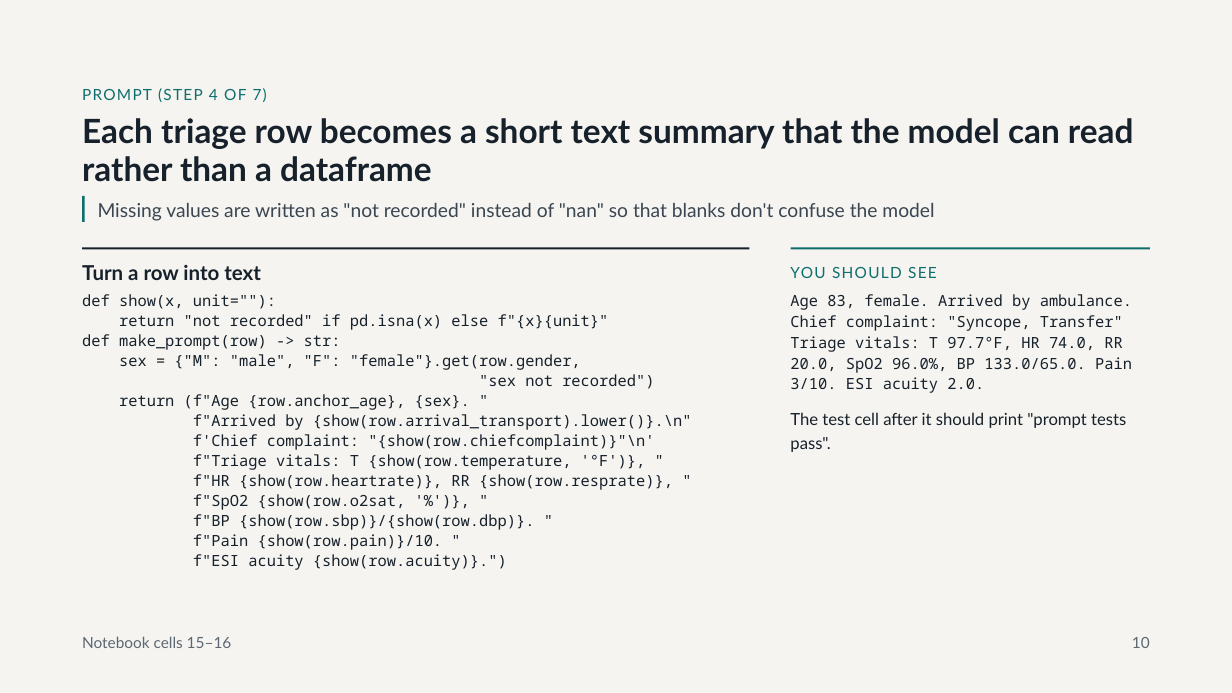
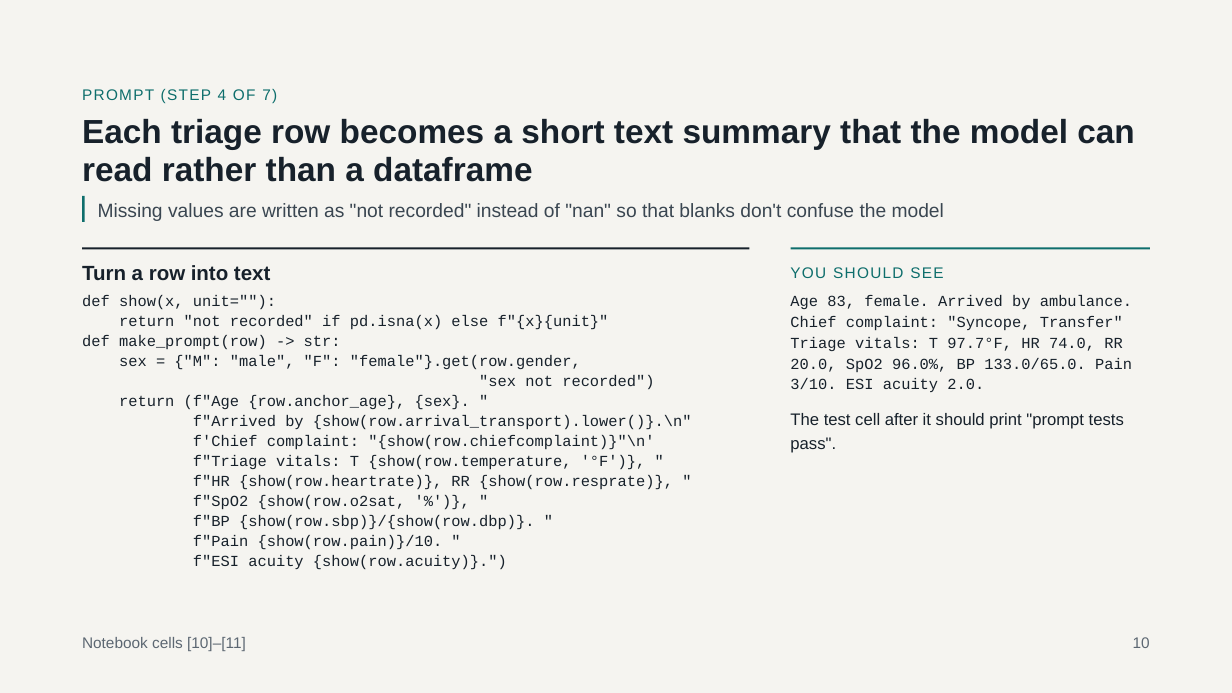
Before and after one commit to bja2376/triage-llm-tutorial, a slide deck: slide 10 of Classifying ED Visits with an LLM.pptx. Drawn at 1232x693 pixels with LibreOffice and Linux fonts; fonts in the diff are those of the drawing. Boxes give left, top, right and bottom in pixels: in the first picture for what was removed or moved away, otherwise in the second. Text is boxed around its words. In the diff, an @@ line names an element or a change of style, - is before the commit and + after.

```diff
--- a/Classifying ED Visits with an LLM.pptx
+++ b/Classifying ED Visits with an LLM.pptx
@@ text "def show(x, unit=""):" at (x1=82, y1=295, x2=692, y2=570): font Noto Sans Mono to Courier New @@
@@ text "Age 83, female. Arrived by ..." at (x1=790, y1=295, x2=1132, y2=392): font Noto Sans Mono to Courier New @@
@@ text at (x1=82, y1=637, x2=246, y2=651): text changed; font Lato to Arial @@
-Notebook cells 15–16
+Notebook cells [10]–[11]
@@ font Lato to Arial in 7 elements at (x1=82, y1=89, x2=277, y2=103), (x1=82, y1=119, x2=1134, y2=182), (x1=98, y1=203, x2=944, y2=221), (x1=82, y1=265, x2=270, y2=281), (x1=790, y1=267, x2=943, y2=278), (x1=790, y1=413, x2=1124, y2=453), (x1=1133, y1=637, x2=1150, y2=648) @@
```
Also in this commit, not shown: 18 other slides changed.
